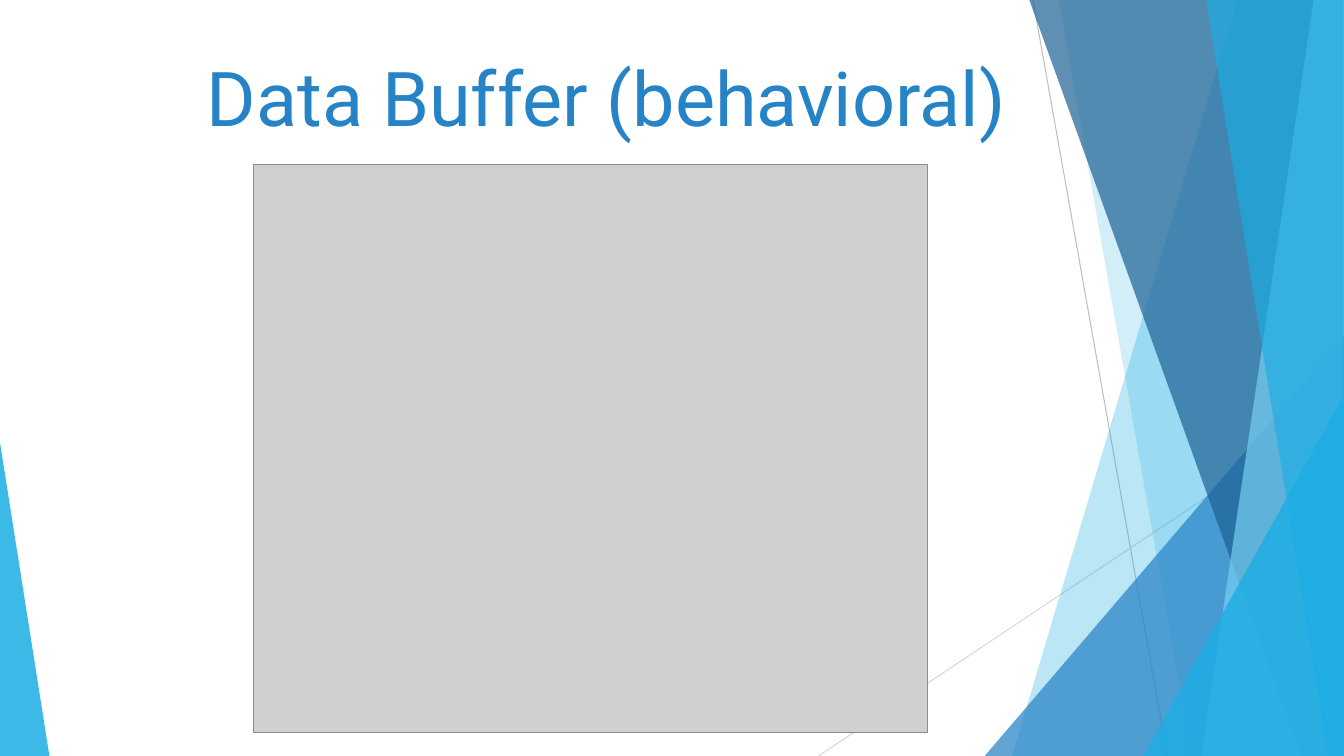
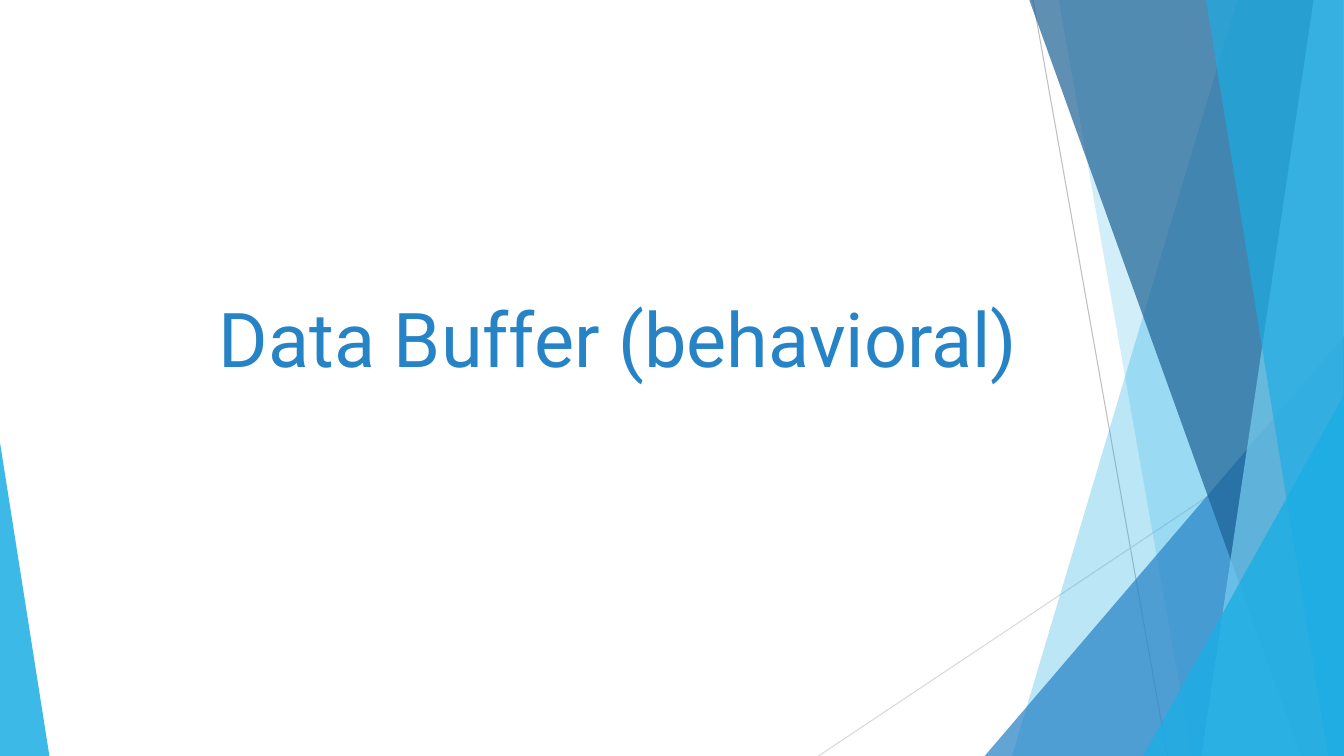
Before and after one commit to Garolla/IPMANAGER, a slide deck: slide 5 of slides/GINA_SDP_final.pptx. Drawn at 1344x756 pixels with LibreOffice and Linux fonts; fonts in the diff are those of the drawing; grey boxes stand for pictures. Boxes give left, top, right and bottom in pixels: in the first picture for what was removed or moved away, otherwise in the second. Text is boxed around its words. In the diff, an @@ line names an element or a change of style, - is before the commit and + after.

```diff
--- a/slides/GINA_SDP_final.pptx
+++ b/slides/GINA_SDP_final.pptx
@@ picture removed at bbox=[253, 164, 928, 733] @@
@@ text "Data Buffer (behavioral)": place and size @@
-text "Data Buffer (behavioral)" at bbox=[207, 65, 1005, 143]
+text "Data Buffer (behavioral)" at bbox=[219, 306, 1017, 384]
```
Also in this commit, not shown: 2 other slides changed, 4 slides added, 4 slides removed.
